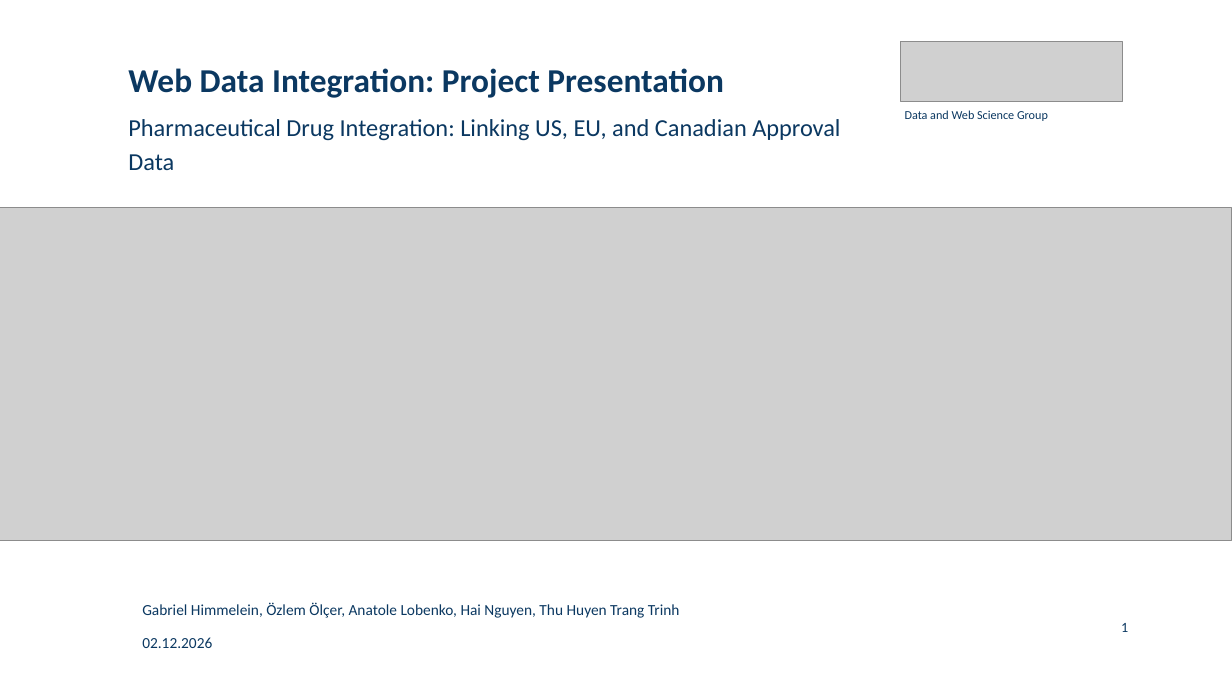
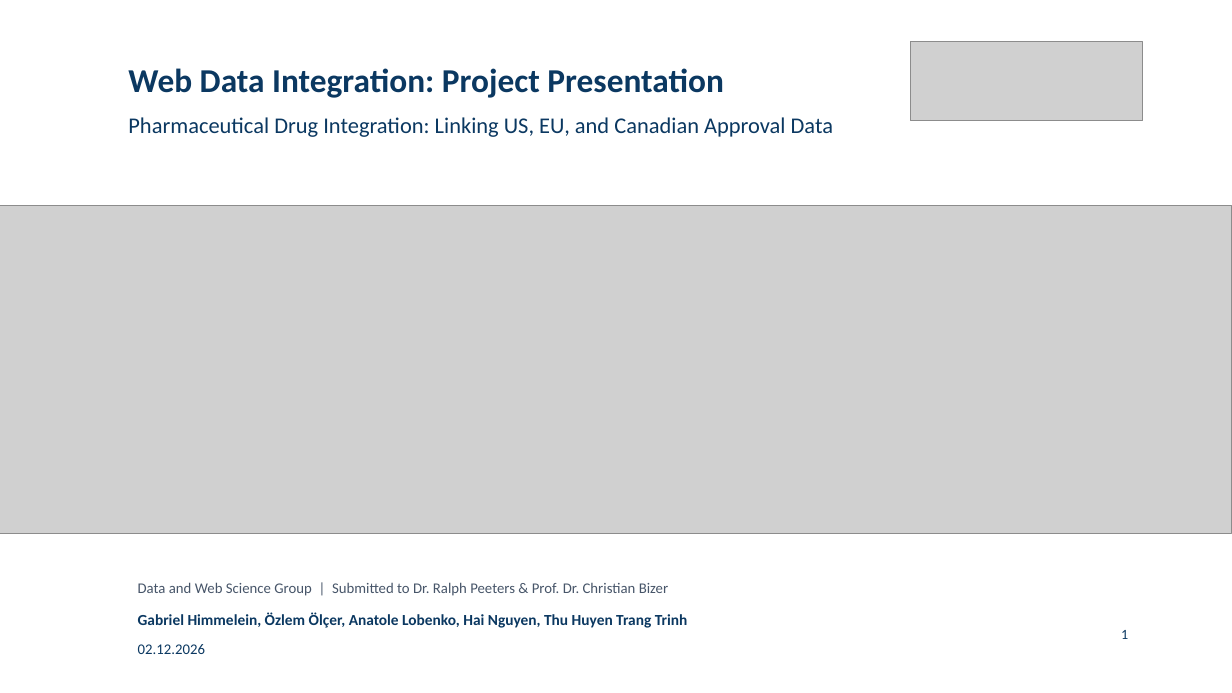
Before and after one commit to gabegagster/wdi-drug-integration, a slide deck: slide 1 of docs/presentation/wdi_drug_integration_presentation.pptx. Drawn at 1232x693 pixels with LibreOffice and Linux fonts; fonts in the diff are those of the drawing; grey boxes stand for pictures. Boxes give left, top, right and bottom in pixels: in the first picture for what was removed or moved away, otherwise in the second. Text is boxed around its words. In the diff, an @@ line names an element or a change of style, - is before the commit and + after.

Commit message:
Add and polish final project presentation slide deck
Create a 17-slide PowerPoint presentation summarizing the three-phase
pharmaceutical drug integration project (Drugs@FDA, EMA Medicines, and
Health Canada DPD) in the University of Mannheim visual style for the
final course presentation.

Key presentation improvements and rationale:
- Strip default theme drop shadows across all shapes, cards, connectors,
  and text boxes to achieve a flat, clean layout without visual clutter.
- Replace low-resolution PDF-cropped branding and cover imagery with the
  official vector-rendered University of Mannheim / School of Business
  Informatics and Mathematics logo (sourced from the DWS Group page) and
  a high-resolution Mannheim Palace panorama.
- Resolve title subtitle wrapping and pipeline diagram text fit issues
  identified via full 17-slide PowerPoint PDF export inspection.

```diff
--- a/docs/presentation/wdi_drug_integration_presentation.pptx
+++ b/docs/presentation/wdi_drug_integration_presentation.pptx
@@ picture: place and size @@
-picture at (901, 42, 1123, 102)
+picture at (910, 42, 1143, 121)
@@ text "Pharmaceutical Drug Integration: Linking US, ..." at (128, 117, 833, 137): size 19 to 17.5 pt @@
@@ text removed at (905, 110, 1048, 121) @@
-Data and Web Science Group
@@ picture: place and size @@
-picture at (0, 208, 1232, 541)
+picture at (0, 205, 1232, 533)
@@ text added at (138, 582, 668, 596), 11.5 pt, text #475569 @@
+Data and Web Science Group | Submitted to Dr. Ralph Peeters & Prof. Dr. Christian Bizer
@@ text "Gabriel Himmelein, Özlem Ölçer, Anatole ...": place and size @@
-text "Gabriel Himmelein, Özlem Ölçer, Anatole ..." at (142, 602, 680, 618)
+text "Gabriel Himmelein, Özlem Ölçer, Anatole ..." at (138, 612, 688, 628)
@@ text "Gabriel Himmelein, Özlem Ölçer, Anatole ..." at (138, 612, 688, 628): bold on @@
@@ text "1": place and size @@
-text "1" at (1121, 623, 1128, 632)
+text "1" at (1121, 630, 1128, 639)
@@ text "02.12.2026": place and size @@
-text "02.12.2026" at (142, 637, 212, 648)
+text "02.12.2026" at (138, 644, 205, 654)
@@ text "02.12.2026" at (138, 644, 205, 654): size 12 to 11.5 pt @@
```
Also in this commit, not shown: 16 other slides changed, 1 other file.
